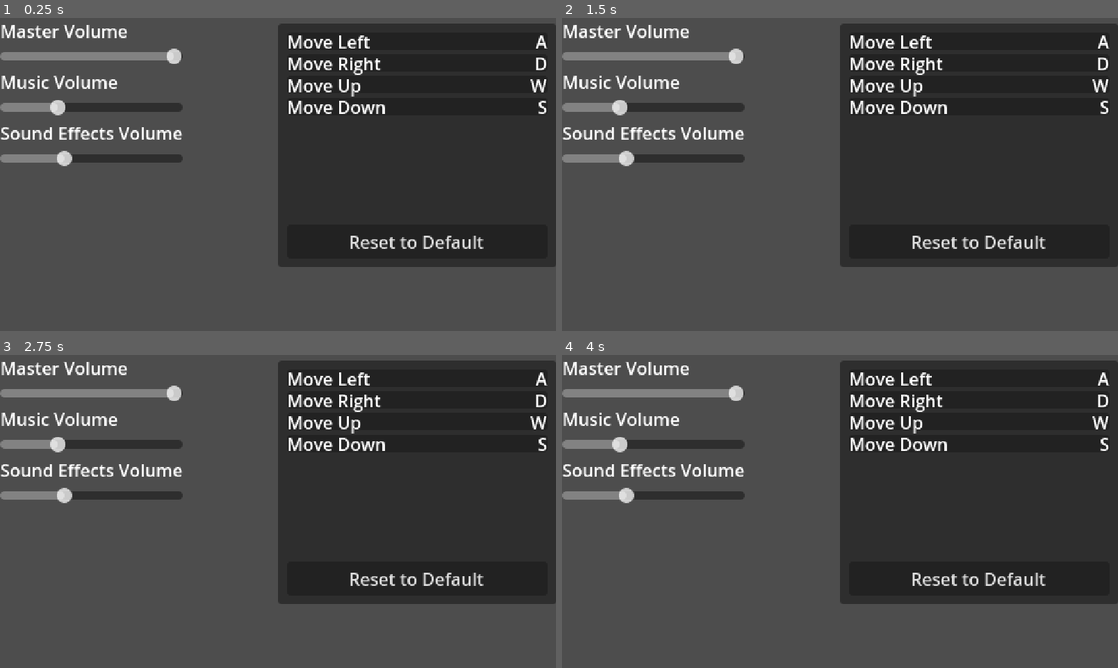
Above: before the commit, frames 1-4 (two rows, left to right).
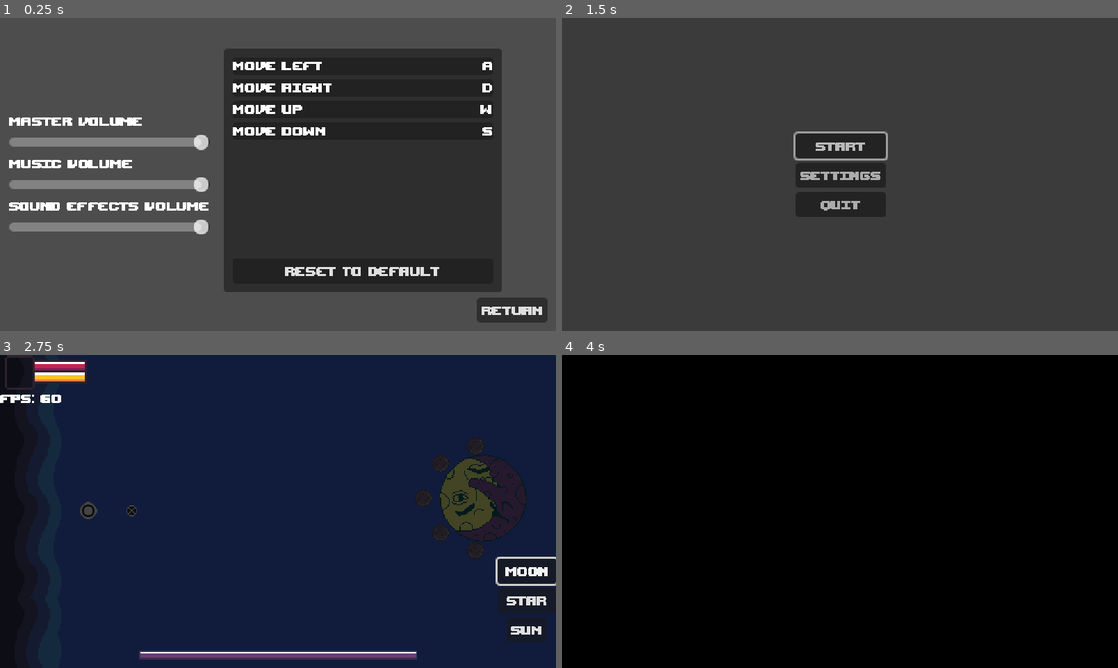
Above: after the commit, the same moments.

Repository: Amanda-Furtado/Bullet-Hell-Jam-5
Game: Godot game, scene res://Game/User Interface/SettingMenu.tscn
Same seed, same stepped clock (60 frames per second), same inputs: the game is played once before the commit and once after it. This scene is started directly instead of the project's main scene.
Inputs (mouse positions are in pixels of both pictures, inside the frame that each line leads up to):
- Up to frame 1 (0.25 s): no input
- Up to frame 2 (1.5 s): click (1073, 309) at 0.5 s, where only the run after the commit has a clickable "Return"; click (840, 146) at 1.25 s, where only the run after the commit has a clickable "START"
- Up to frame 3 (2.75 s): click (278, 483) at 2 s, where only the run after the commit has a clickable "START"
- Up to frame 4 (4 s): tap Enter at 2.75 s; move the mouse to (962, 495) at 2.77 s; hold D (right_key) 2.78-3.5 s; click (962, 495) at 2.92 s; drag from (728, 527) to (812, 574) at 3.52 s

The runs differ from the first frame. In frame 1, 33% of the frame differs, in the area x 0-100%, y 1-98%; in frame 2, 21%; in frame 3, 95%; in frame 4, 100%, in the area x 0-100%, y 0-100%.

Commit message:
menus

Diff:
--- a/Game/User Interface/InputSettings.tscn
+++ b/Game/User Interface/InputSettings.tscn
@@ -20,9 +20,9 @@
 anchor_right = 0.5
 anchor_bottom = 0.5
 offset_left = -128.0
-offset_top = -112.0
+offset_top = -116.0
 offset_right = 128.0
-offset_bottom = 112.0
+offset_bottom = 108.0
 grow_horizontal = 2
 grow_vertical = 2
 
--- a/Game/User Interface/SettingMenu.gd
+++ b/Game/User Interface/SettingMenu.gd
@@ -1,11 +1,14 @@
 extends Control
 
 
-# Called when the node enters the scene tree for the first time.
-func _ready():
-	pass # Replace with function body.
+@export var main_menu = load("res://Game/User Interface/StartMenu.tscn")
+@onready var button_audio = $ButtonAudio
+@onready var music = $Music
 
 
-# Called every frame. 'delta' is the elapsed time since the previous frame.
-func _process(delta):
-	pass
+func _on_return_button_pressed():
+	SceneManager.load_new_scene(main_menu.resource_path)
+
+
+func _on_sfx_audio_slider_drag_ended(value_changed):
+	button_audio.play()
--- a/Game/User Interface/SettingMenu.tscn
+++ b/Game/User Interface/SettingMenu.tscn
@@ -1,8 +1,10 @@
-[gd_scene load_steps=4 format=3 uid="uid://tahgd141x81n"]
+[gd_scene load_steps=6 format=3 uid="uid://tahgd141x81n"]
 
 [ext_resource type="Script" path="res://Game/User Interface/HSlider.gd" id="1_mena6"]
 [ext_resource type="Script" path="res://Game/User Interface/SettingMenu.gd" id="1_ycsvf"]
 [ext_resource type="PackedScene" uid="uid://bt2huu5365yah" path="res://Game/User Interface/InputSettings.tscn" id="2_hp85i"]
+[ext_resource type="AudioStream" uid="uid://duwphl22db3o2" path="res://Music and Sounds/Sound Effects/explosion1.mp3" id="4_yqeur"]
+[ext_resource type="AudioStream" uid="uid://bgbdnmrx20ga4" path="res://Music and Sounds/Musics/StartMenu.mp3" id="5_acegc"]
 
 [node name="SettingMenu" type="Control"]
 layout_mode = 3
@@ -13,50 +15,86 @@
 grow_vertical = 2
 script = ExtResource("1_ycsvf")
 
-[node name="InputSettings" parent="." instance=ExtResource("2_hp85i")]
+[node name="MarginContainer" type="MarginContainer" parent="."]
+layout_mode = 1
+anchors_preset = 15
+anchor_right = 1.0
+anchor_bottom = 1.0
+grow_horizontal = 2
+grow_vertical = 2
+theme_override_constants/margin_left = 8
+theme_override_constants/margin_top = 8
+theme_override_constants/margin_right = 8
+theme_override_constants/margin_bottom = 8
+
+[node name="HBoxContainer" type="HBoxContainer" parent="MarginContainer"]
 layout_mode = 2
-anchors_preset = 0
-anchor_right = 0.0
-anchor_bottom = 0.0
-offset_left = 384.0
-offset_top = 48.0
-offset_right = 384.0
-offset_bottom = 185.0
 
-[node name="AudioContainer" type="VBoxContainer" parent="."]
+[node name="AudioContainer" type="VBoxContainer" parent="MarginContainer/HBoxContainer"]
 layout_mode = 2
-offset_right = 168.0
-offset_bottom = 137.0
+size_flags_horizontal = 4
+size_flags_vertical = 4
+alignment = 1
 
-[node name="MasterAudioLabel" type="Label" parent="AudioContainer"]
+[node name="MasterAudioLabel" type="Label" parent="MarginContainer/HBoxContainer/AudioContainer"]
 layout_mode = 2
 text = "Master Volume"
 
-[node name="MasterAudioSlider" type="HSlider" parent="AudioContainer"]
+[node name="MasterAudioSlider" type="HSlider" parent="MarginContainer/HBoxContainer/AudioContainer"]
 layout_mode = 2
 max_value = 1.0
 step = 0.001
 script = ExtResource("1_mena6")
 bus_name = "Master"
 
-[node name="MusicAudioLabel" type="Label" parent="AudioContainer"]
+[node name="MusicAudioLabel" type="Label" parent="MarginContainer/HBoxContainer/AudioContainer"]
 layout_mode = 2
 text = "Music Volume"
 
-[node name="MusicAudioSlider" type="HSlider" parent="AudioContainer"]
+[node name="MusicAudioSlider" type="HSlider" parent="MarginContainer/HBoxContainer/AudioContainer"]
 layout_mode = 2
 max_value = 1.0
 step = 0.001
 script = ExtResource("1_mena6")
 bus_name = "Music"
 
-[node name="SFXAudioLabel" type="Label" parent="AudioContainer"]
+[node name="SFXAudioLabel" type="Label" parent="MarginContainer/HBoxContainer/AudioContainer"]
 layout_mode = 2
 text = "Sound Effects Volume"
 
-[node name="SFXAudioSlider" type="HSlider" parent="AudioContainer"]
+[node name="SFXAudioSlider" type="HSlider" parent="MarginContainer/HBoxContainer/AudioContainer"]
 layout_mode = 2
 max_value = 1.0
 step = 0.001
 script = ExtResource("1_mena6")
 bus_name = "SFX"
+
+[node name="Space" type="Control" parent="MarginContainer/HBoxContainer"]
+custom_minimum_size = Vector2(32, 0)
+layout_mode = 2
+
+[node name="InputSettings" parent="MarginContainer/HBoxContainer" instance=ExtResource("2_hp85i")]
+layout_mode = 2
+size_flags_horizontal = 6
+size_flags_vertical = 4
+
+[node name="ReturnButton" type="Button" parent="MarginContainer/HBoxContainer"]
+unique_name_in_owner = true
+custom_minimum_size = Vector2(64, 0)
+layout_mode = 2
+size_flags_vertical = 8
+text = "Return"
+
+[node name="ButtonAudio" type="AudioStreamPlayer" parent="."]
+stream = ExtResource("4_yqeur")
+mix_target = 2
+bus = &"SFX"
+
+[node name="Music" type="AudioStreamPlayer" parent="."]
+stream = ExtResource("5_acegc")
+autoplay = true
+mix_target = 1
+bus = &"Music"
+
+[connection signal="drag_ended" from="MarginContainer/HBoxContainer/AudioContainer/SFXAudioSlider" to="." method="_on_sfx_audio_slider_drag_ended"]
+[connection signal="pressed" from="MarginContainer/HBoxContainer/ReturnButton" to="." method="_on_return_button_pressed"]
--- a/Game/User Interface/StartMenu.tscn
+++ b/Game/User Interface/StartMenu.tscn
@@ -49,9 +49,11 @@
 [node name="ButtonAudio" type="AudioStreamPlayer" parent="."]
 stream = ExtResource("3_3w27u")
 mix_target = 2
+bus = &"SFX"
 
 [node name="Music" type="AudioStreamPlayer" parent="."]
 stream = ExtResource("4_nrqne")
+volume_db = 1.0
 autoplay = true
 mix_target = 1
 bus = &"Music"
--- a/default_bus_layout.tres
+++ b/default_bus_layout.tres
@@ -5,11 +5,11 @@
 bus/1/solo = false
 bus/1/mute = false
 bus/1/bypass_fx = false
-bus/1/volume_db = -10.5236
+bus/1/volume_db = 0.53166
 bus/1/send = &"Master"
 bus/2/name = &"SFX"
 bus/2/solo = false
 bus/2/mute = false
 bus/2/bypass_fx = false
-bus/2/volume_db = -9.35056
+bus/2/volume_db = 0.53166
 bus/2/send = &"Master"
--- a/project.godot
+++ b/project.godot
@@ -39,6 +39,10 @@
 "res://Game/Worlds/": "orange"
 }
 
+[gui]
+
+theme/custom_font="res://Assets/UI/upheavtt.ttf"
+
 [input]
 
 left_key={
Binary file added: Assets/UI/upheavtt.ttf
Not shown, added: Assets/UI/upheavtt.ttf.import
